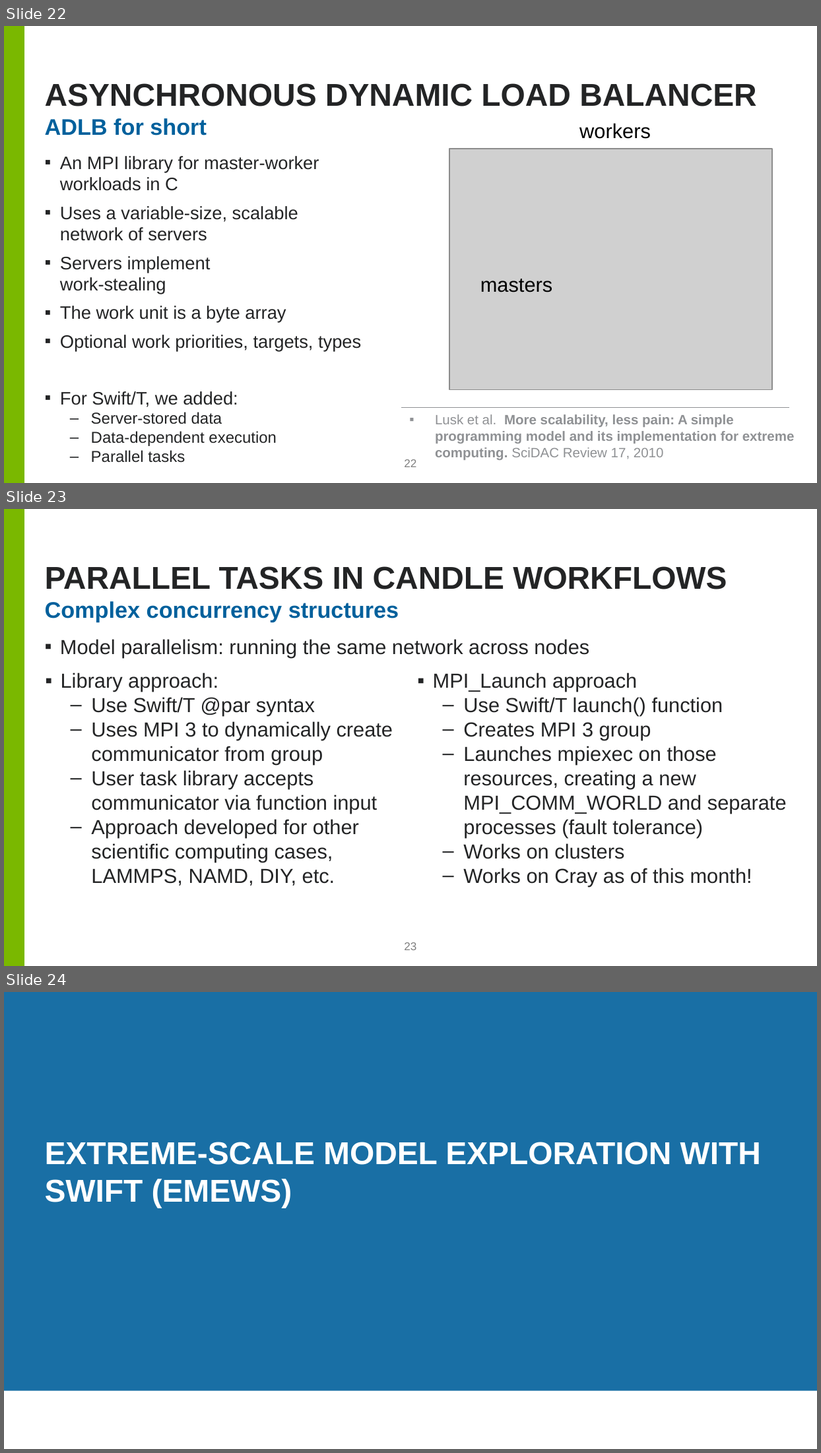
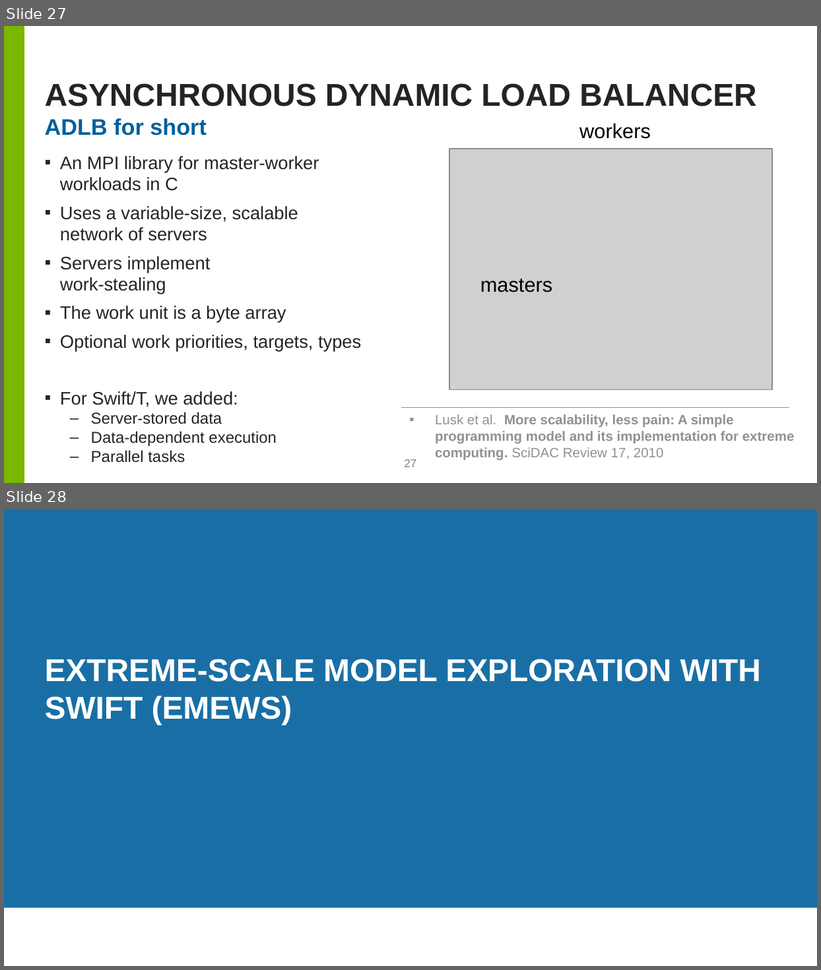
Before and after one commit to ECP-CANDLE/Tutorials, a slide deck: 2019/ECP/06.HPO/hpo.pptx. Shown one above the other, each under a label of ours: slides 22, 23 and 24 before the commit, slides 27 and 28 after it. The pictures are 821x1453 and 821x970 pixels, drawn with LibreOffice and Linux fonts; fonts in the diff are those of the drawing; grey boxes stand for pictures; background and template pictures are left out. Boxes give left, top, right and bottom in pixels: in the first picture for what was removed or moved away, otherwise in the second. Text is boxed around its words. In the diff, an @@ line names an element or a change of style, - is before the commit and + after.

```diff
--- a/2019/ECP/06.HPO/hpo.pptx
+++ b/2019/ECP/06.HPO/hpo.pptx
@@ slide 23 removed at [4,509,817,966], background #FFFFFF; not listed: 1 template element that a slide beside it also shows @@
@@ title removed at [45,566,727,590] @@
-PARALLEL TASKS IN CANDLE WORKFLOWS
@@ text removed at [45,601,399,623] @@
-Complex concurrency structures
@@ text removed at [60,639,589,658] @@
-▪ Model parallelism: running the same network across nodes
@@ text removed at [61,673,787,887] @@
-▪ Library approach:
-  – Use Swift/T @par syntax
-  – Uses MPI 3 to dynamically create communicator from group
-  – User task library accepts communicator via function input
-  – Approach developed for other scientific computing cases, LAMMPS, NAMD, DIY, etc.
-▪ MPI_Launch approach
-  – Use Swift/T launch() function
-  – Creates MPI 3 group
-  – Launches mpiexec on those resources, creating a new MPI_COMM_WORLD and separate processes (fault tolerance)
-  – Works on clusters
-  – Works on Cray as of this month!
@@ page number removed at [404,943,416,951] @@
-23
@@ what was slide 22 is now slide 27 @@
@@ page number at [404,460,416,468]: text changed @@
-22
+27
@@ what was slide 24 is now slide 28 @@
```
Also in this commit, not shown: 5 slides changed, 5 slides added, 2 other slides removed.
